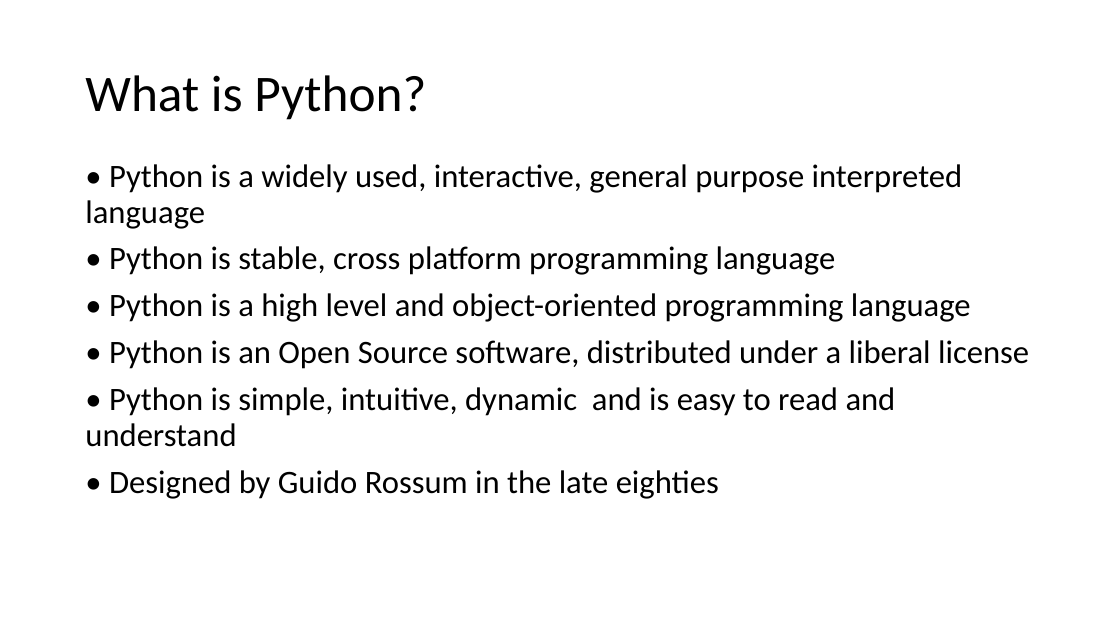
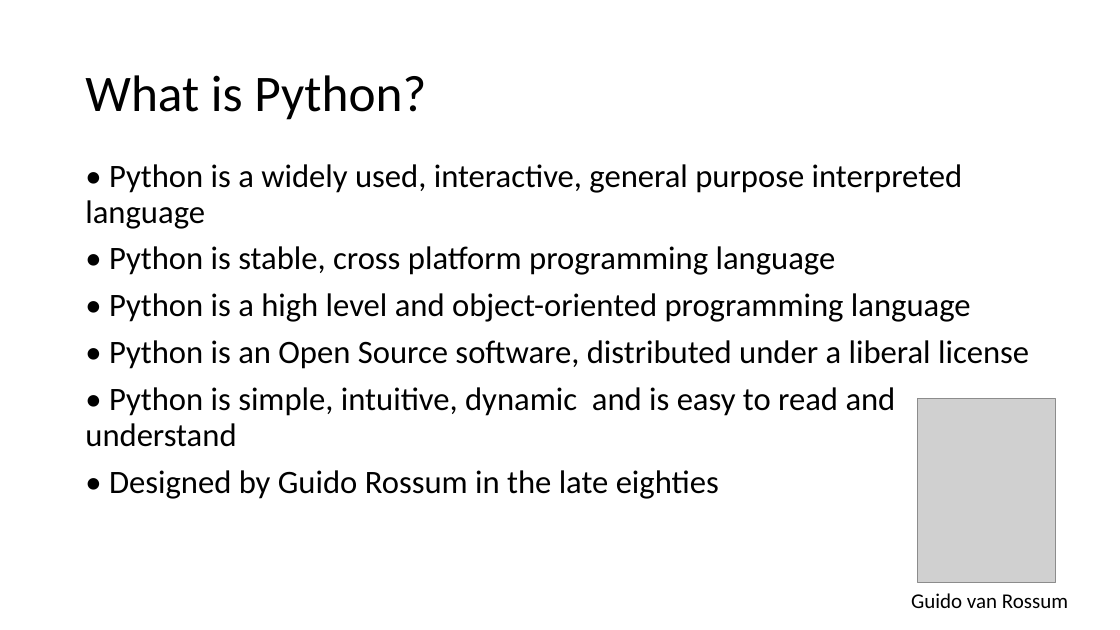
Before and after one commit to Spax04/PythonCourse, a slide deck: slide 3 of basic_new/Module 01 - Basic Concepts.pptx. Drawn at 1120x630 pixels with LibreOffice and Linux fonts; fonts in the diff are those of the drawing; grey boxes stand for pictures. Boxes give left, top, right and bottom in pixels: in the first picture for what was removed or moved away, otherwise in the second. Text is boxed around its words. In the diff, an @@ line names an element or a change of style, - is before the commit and + after.

```diff
--- a/basic_new/Module 01 - Basic Concepts.pptx
+++ b/basic_new/Module 01 - Basic Concepts.pptx
@@ picture added at [918,398,1056,582] @@
@@ text added at [911,593,1068,608], 18 pt, text #000000 @@
+Guido van Rossum
```
Also in this commit, not shown: 1 other slide changed, 1 slide added, 10 other files.
